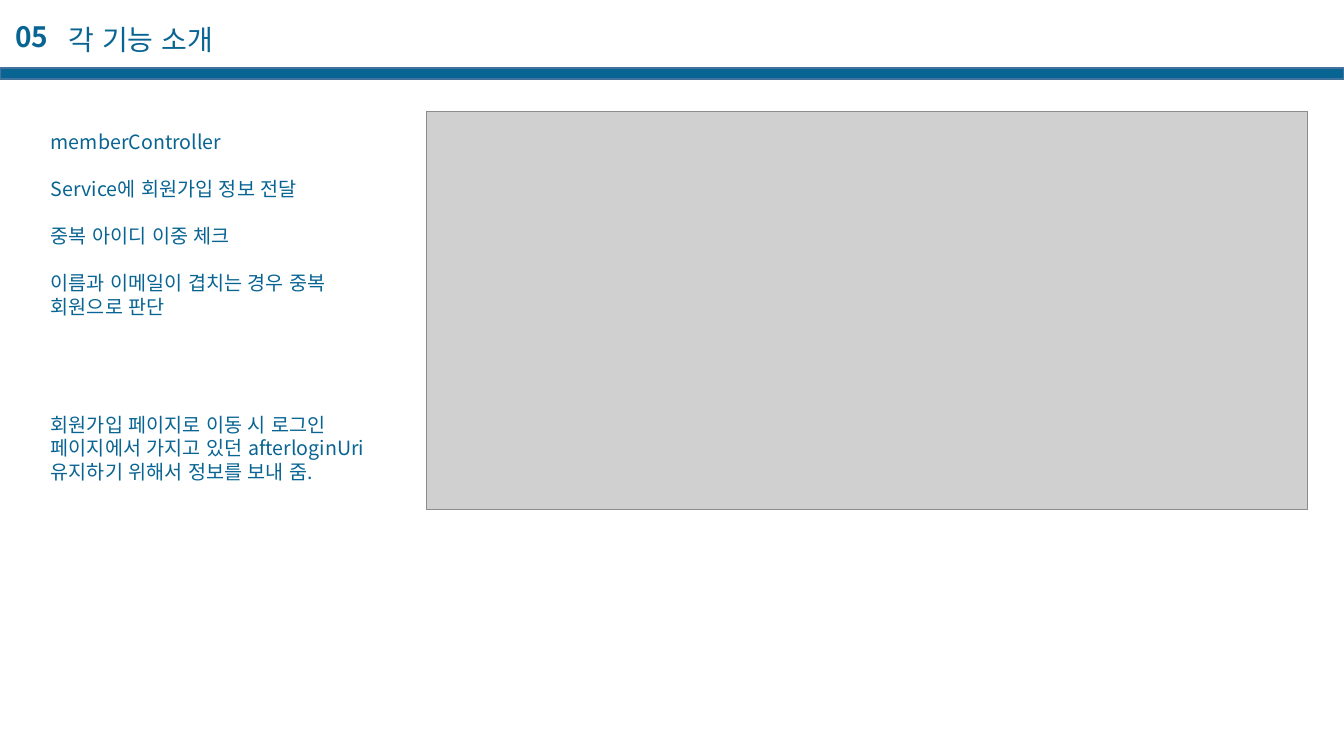
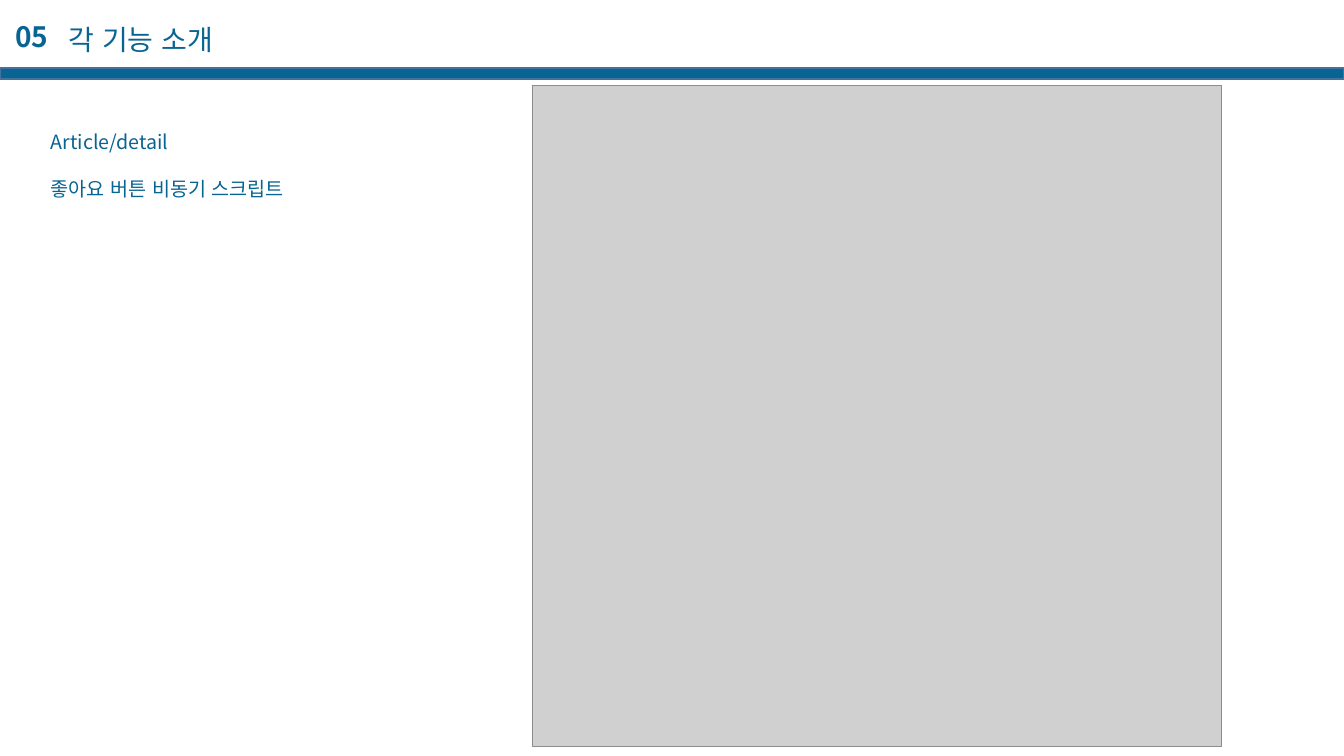
Before and after one commit to casatoo/EducationManager, a slide deck: slide 66 of 프로젝트 기술서.pptx. Drawn at 1344x756 pixels with LibreOffice and Linux fonts; fonts in the diff are those of the drawing; grey boxes stand for pictures. Boxes give left, top, right and bottom in pixels: in the first picture for what was removed or moved away, otherwise in the second. Text is boxed around its words. In the diff, an @@ line names an element or a change of style, - is before the commit and + after.

```diff
--- a/프로젝트 기술서.pptx
+++ b/프로젝트 기술서.pptx
@@ picture: place and size @@
-picture at (426, 112, 1308, 510)
+picture at (532, 85, 1222, 746)
@@ text removed at (51, 133, 364, 481) @@
-memberController
-Service에 회원가입 정보 전달
-중복 아이디 이중 체크
-이름과 이메일이 겹치는 경우 중복 회원으로 판단
-회원가입 페이지로 이동 시 로그인 페이지에서 가지고 있던 afterloginUri 유지하기 위해서 정보를 보내 줌.
@@ text added at (51, 133, 284, 198), 14 pt, text #086492 @@
+Article/detail
+좋아요 버튼 비동기 스크립트
```
Also in this commit, not shown: 4 other slides changed, 11 slides added, 2 slides removed.
